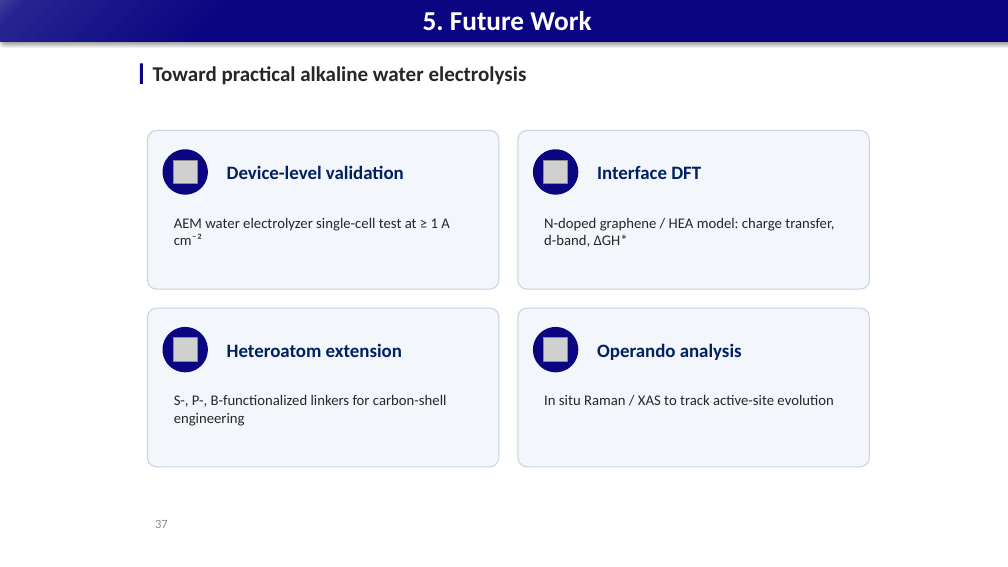
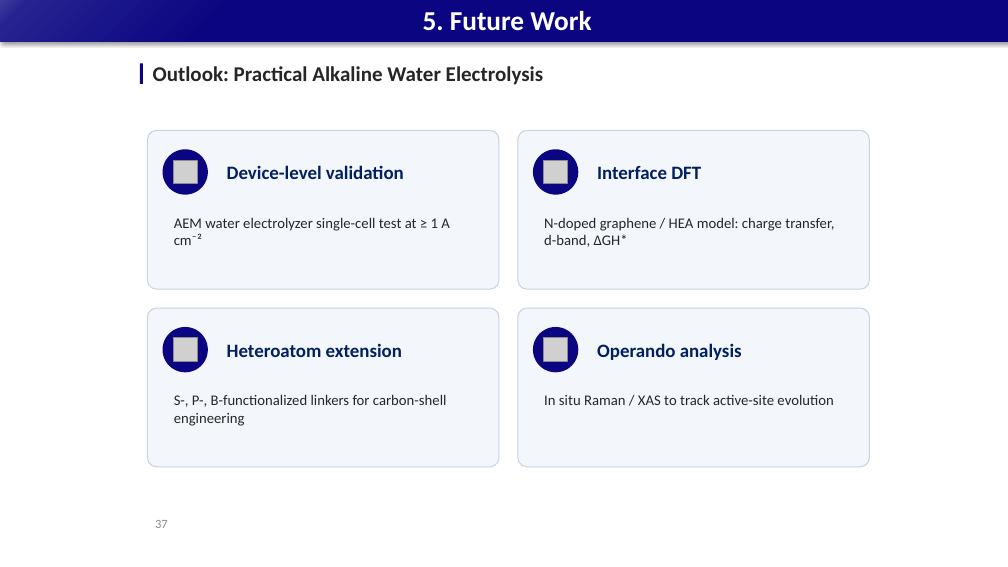
Before and after one commit to limsj0204/letter, a slide deck: slide 37 of 학위논문_디펜스_발표자료.pptx. Drawn at 1008x567 pixels with LibreOffice and Linux fonts; fonts in the diff are those of the drawing; grey boxes stand for pictures. Boxes give left, top, right and bottom in pixels: in the first picture for what was removed or moved away, otherwise in the second. Text is boxed around its words. In the diff, an @@ line names an element or a change of style, - is before the commit and + after.

```diff
--- a/학위논문_디펜스_발표자료.pptx
+++ b/학위논문_디펜스_발표자료.pptx
@@ text at (x1=153, y1=66, x2=544, y2=85): text changed @@
-Toward practical alkaline water electrolysis
+Outlook: Practical Alkaline Water Electrolysis
```
Also in this commit, not shown: 32 other slides changed.
